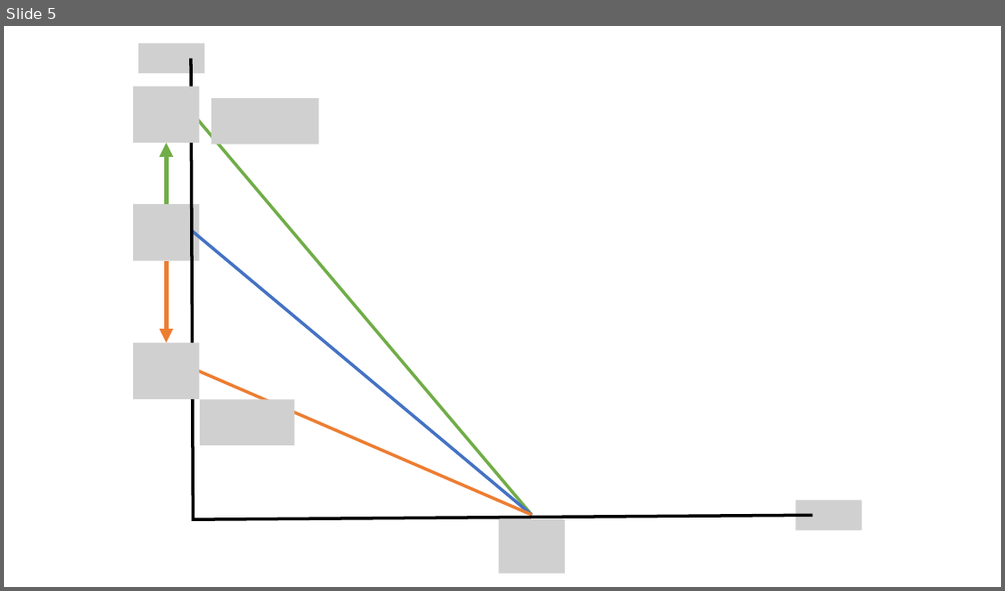
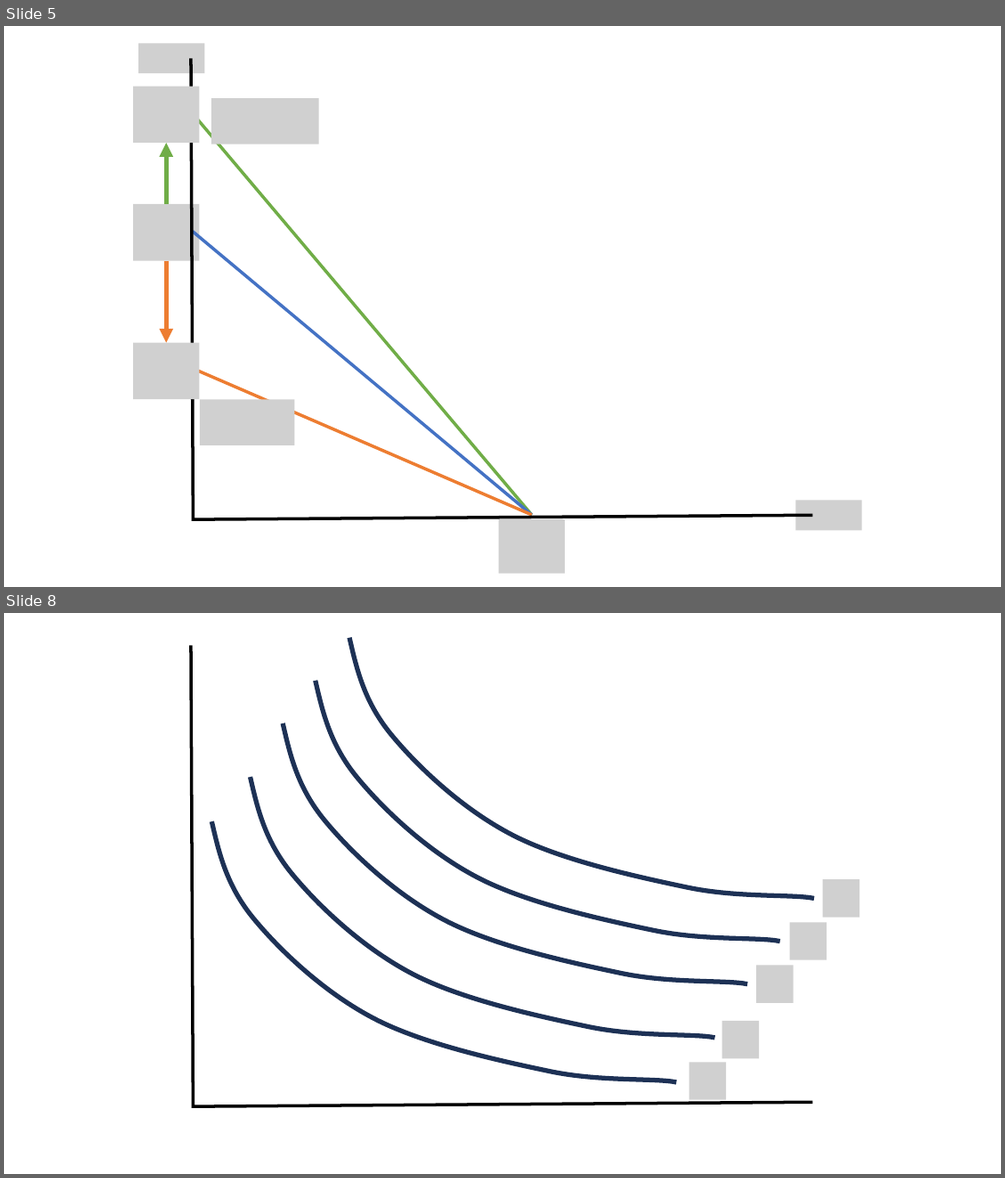
Before and after one commit to jrojas1003/EC-311, a slide deck: Slides/graph-maker.pptx. Shown one above the other, each under a label of ours: slide 5 before the commit, slides 5 and 8 after it; the slides between them are not shown. The pictures are 1005x591 and 1005x1178 pixels, drawn with LibreOffice and Linux fonts; fonts in the diff are those of the drawing; grey boxes stand for pictures. Boxes give left, top, right and bottom in pixels: in the first picture for what was removed or moved away, otherwise in the second. Text is boxed around its words. In the diff, an @@ line names an element or a change of style, - is before the commit and + after.

```diff
--- a/Slides/graph-maker.pptx
+++ b/Slides/graph-maker.pptx
@@ slide 8 added at box(4, 613, 1001, 1174), background #FFFFFF @@
@@ freeform shape added at box(349, 638, 814, 899), outline #1E3256 4.5 pt @@
@@ freeform shape added at box(191, 645, 812, 1107), outline #000000 3 pt @@
@@ freeform shape added at box(316, 681, 779, 941), outline #1E3256 4.5 pt @@
@@ freeform shape added at box(283, 723, 747, 985), outline #1E3256 4.5 pt @@
@@ freeform shape added at box(250, 777, 714, 1038), outline #1E3256 4.5 pt @@
@@ freeform shape added at box(212, 821, 676, 1083), outline #1E3256 4.5 pt @@
@@ picture added at box(823, 879, 859, 916) @@
@@ picture added at box(790, 923, 826, 960) @@
@@ picture added at box(756, 965, 793, 1003) @@
@@ picture added at box(722, 1021, 759, 1058) @@
@@ picture added at box(689, 1062, 726, 1099) @@
```
Also in this commit, not shown: 5 other slides added.
